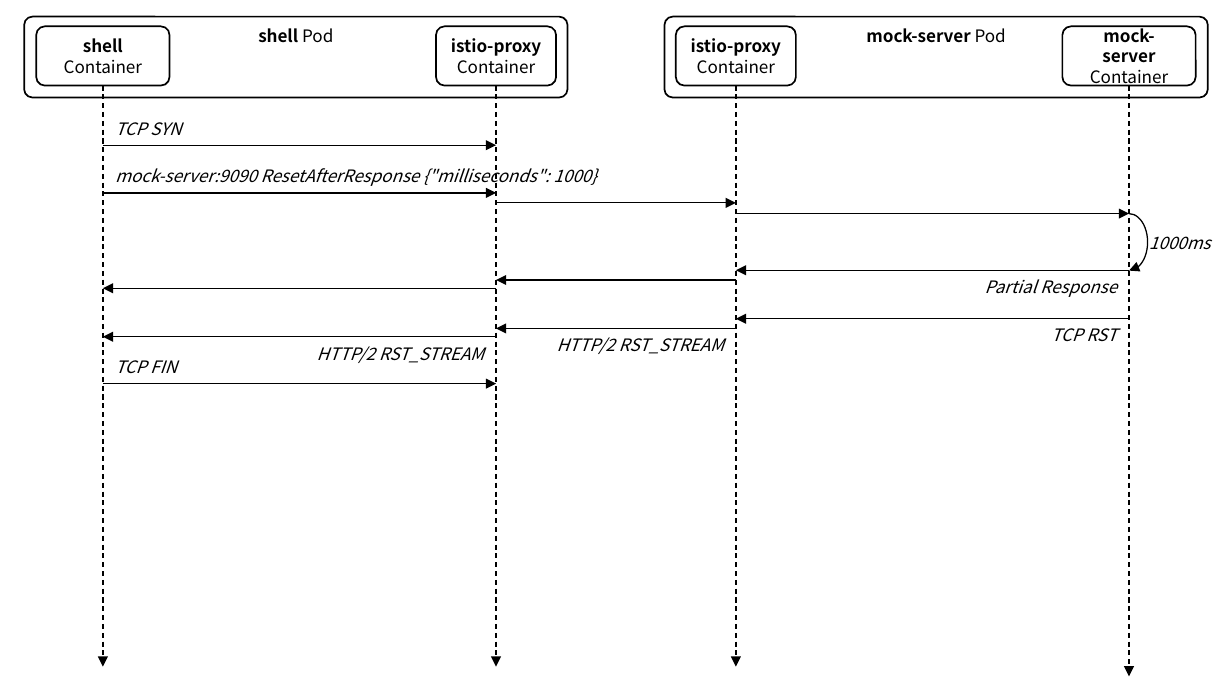
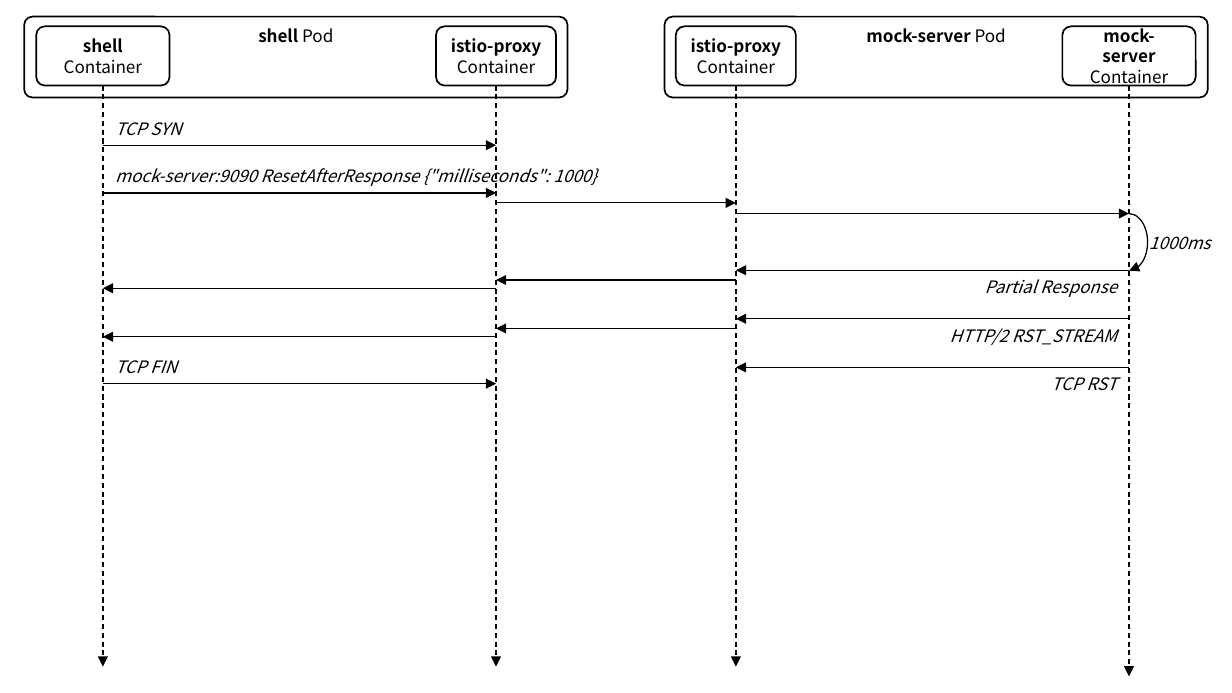
Before and after one commit to ssup2/blog-software, a slide deck: slide 21 of content/docs/theory-analysis/istio-sidecar-proxy-access-log/images/images.pptx. Drawn at 1232x693 pixels with LibreOffice and Linux fonts; fonts in the diff are those of the drawing. Boxes give left, top, right and bottom in pixels: in the first picture for what was removed or moved away, otherwise in the second. Text is boxed around its words. In the diff, an @@ line names an element or a change of style, - is before the commit and + after.

```diff
--- a/content/docs/theory-analysis/istio-sidecar-proxy-access-log/images/images.pptx
+++ b/content/docs/theory-analysis/istio-sidecar-proxy-access-log/images/images.pptx
@@ text "HTTP/2 RST_STREAM": place and size @@
-text "HTTP/2 RST_STREAM" at [557,337,724,354]
+text "HTTP/2 RST_STREAM" at [950,328,1117,345]
@@ text removed at [317,346,484,363] @@
-HTTP/2 RST_STREAM
@@ arrow added from (1129, 367) to (736, 367), #000000 0.75 pt @@
@@ text "TCP RST": place and size @@
-text "TCP RST" at [1051,328,1117,341]
+text "TCP RST" at [1051,377,1117,390]
```
Also in this commit, not shown: 2 slides added, 4 other files.
